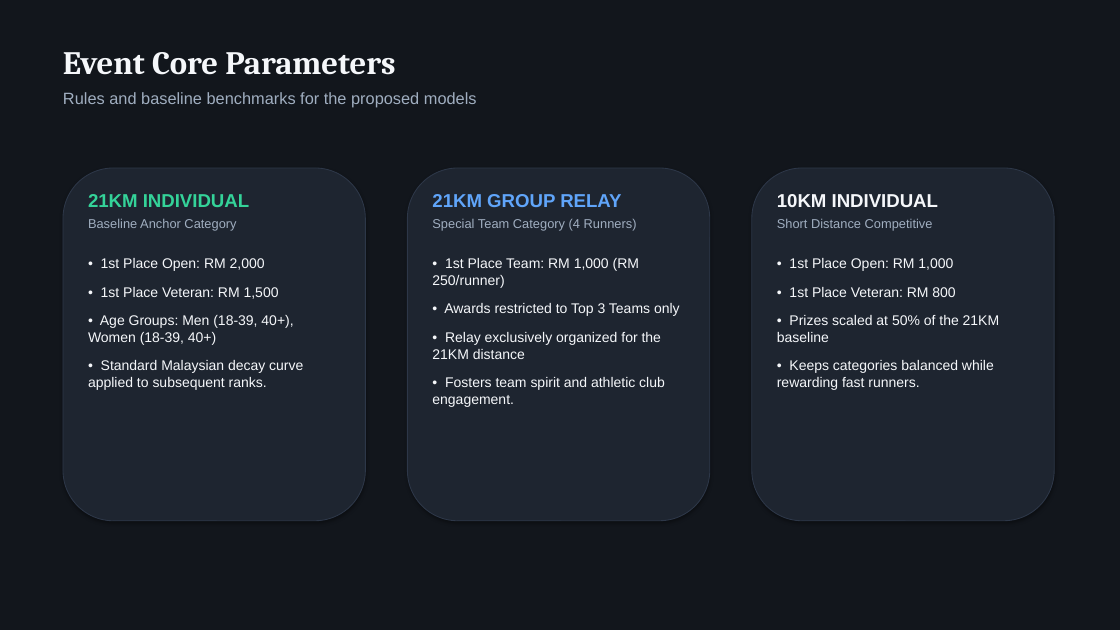
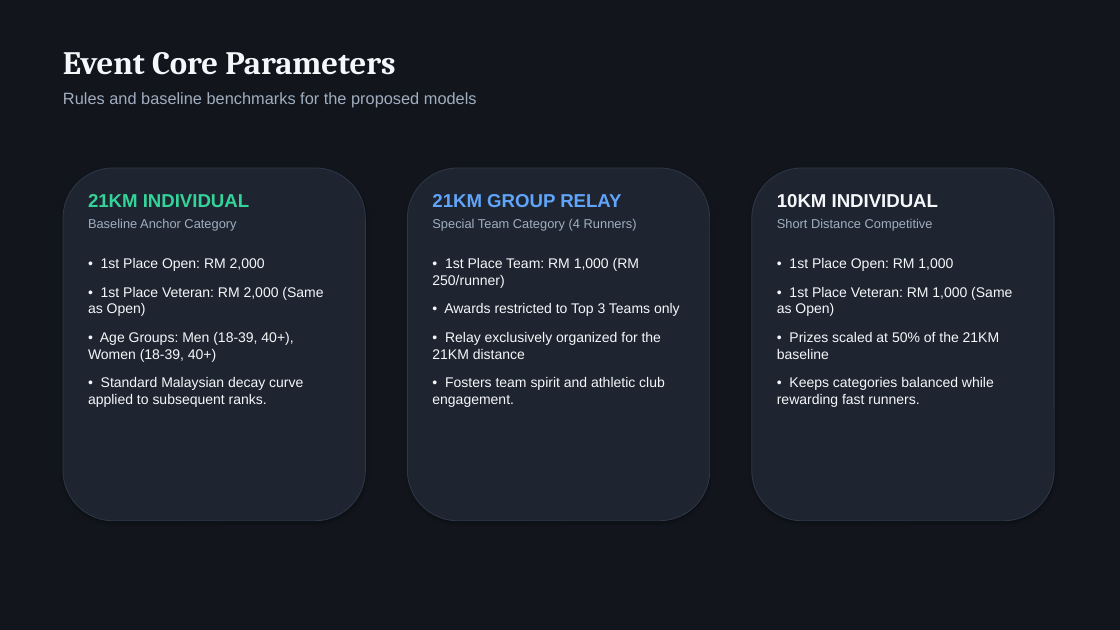
Before and after one commit to StartedfromRO/protocol-21km-prize-pool, a slide deck: slide 2 of prizes_presentation.pptx. Drawn at 1120x630 pixels with LibreOffice and Linux fonts; fonts in the diff are those of the drawing. Boxes give left, top, right and bottom in pixels: in the first picture for what was removed or moved away, otherwise in the second. Text is boxed around its words. In the diff, an @@ line names an element or a change of style, - is before the commit and + after.

Commit message:
Align Open and Veteran prize structures and update budget metrics

```diff
--- a/prizes_presentation.pptx
+++ b/prizes_presentation.pptx
@@ text at [88, 287, 323, 316]: text changed @@
-• 1st Place Veteran: RM 1,500
+• 1st Place Veteran: RM 2,000 (Same as Open)
@@ text at [777, 287, 1012, 316]: text changed @@
-• 1st Place Veteran: RM 800
+• 1st Place Veteran: RM 1,000 (Same as Open)
```
Also in this commit, not shown: 3 other slides changed, 1 other file.
